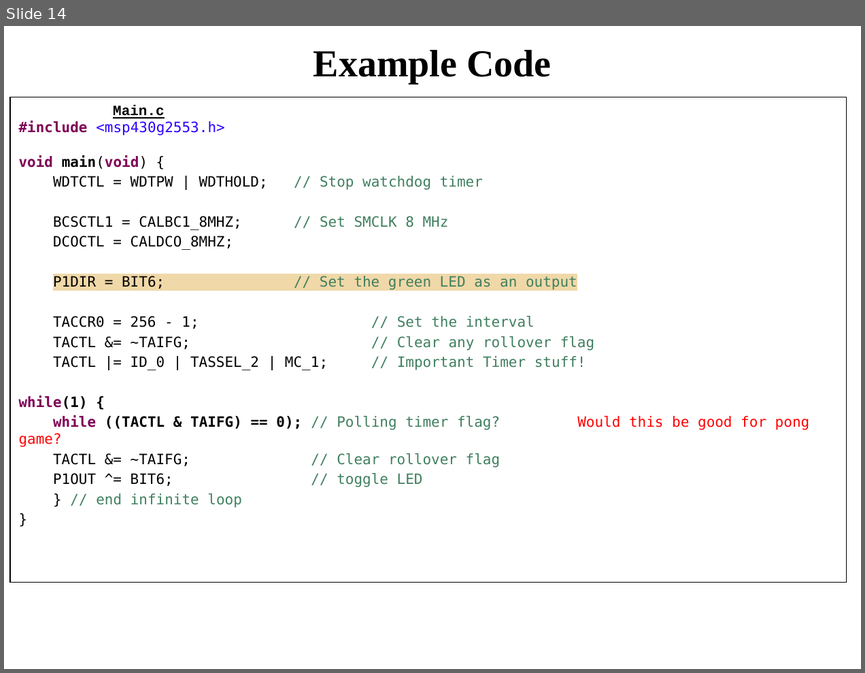
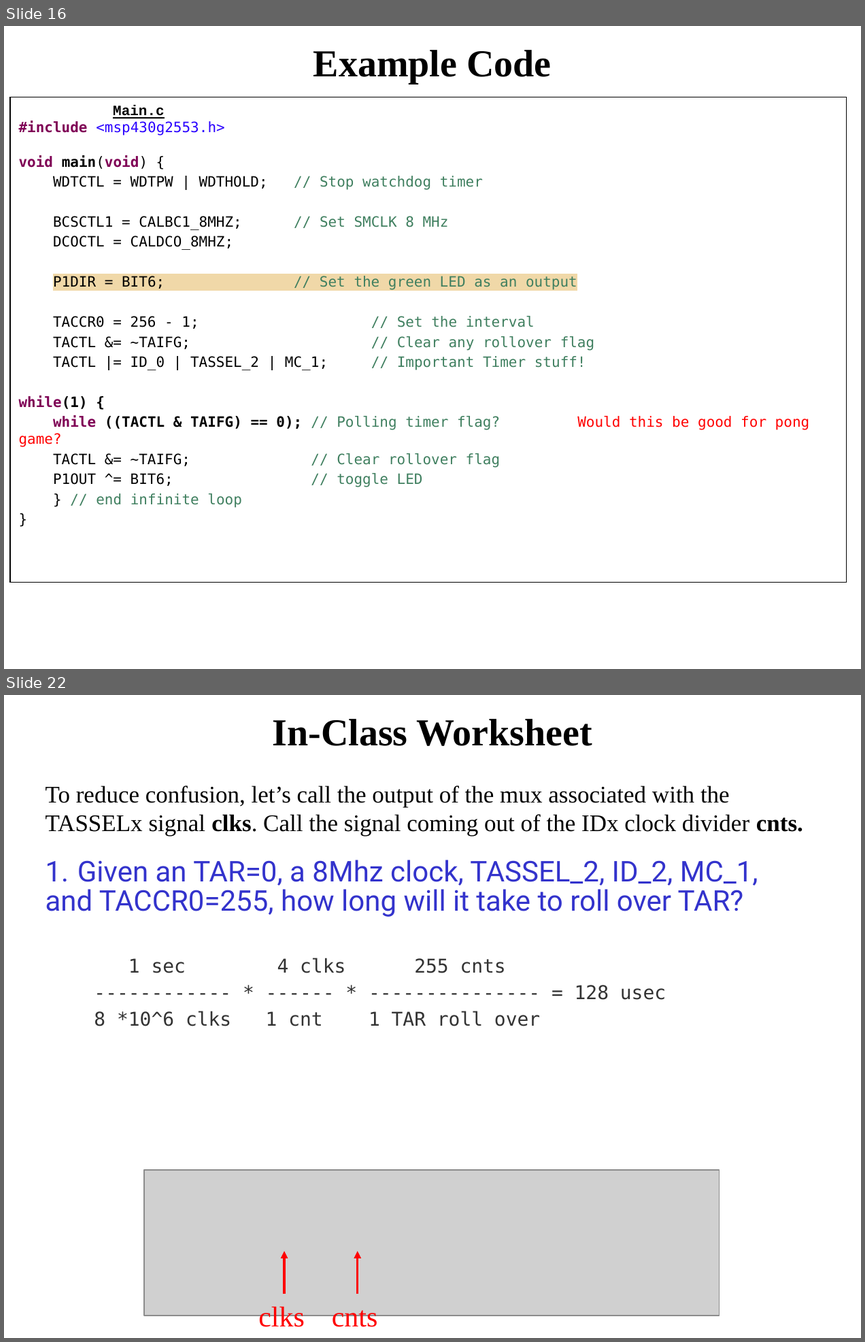
Before and after one commit to pw4rn3r/ECE382, a slide deck: notes/L25/Lsn25.pptx. Shown one above the other, each under a label of ours: slide 14 before the commit, slides 16 and 22 after it; the slides between them are not shown. The pictures are 865x673 and 865x1342 pixels, drawn with LibreOffice and Linux fonts; fonts in the diff are those of the drawing; grey boxes stand for pictures. Boxes give left, top, right and bottom in pixels: in the first picture for what was removed or moved away, otherwise in the second. Text is boxed around its words. In the diff, an @@ line names an element or a change of style, - is before the commit and + after.

```diff
--- a/notes/L25/Lsn25.pptx
+++ b/notes/L25/Lsn25.pptx
@@ slide 22 added at <box>4,695,861,1338</box>, background #FFFFFF @@
@@ title added at <box>273,719,592,746</box>, 32 pt, text #000000, bold @@
+In-Class Worksheet
@@ text added at <box>45,785,803,1026</box>, 20 pt, text #000000 @@
+To reduce confusion, let’s call the output of the mux associated with the TASSELx signal clks. Call the signal coming out of the IDx clock divider cnts.
+1. Given an TAR=0, a 8Mhz clock, TASSEL_2, ID_2, MC_1,
+and TACCR0=255, how long will it take to roll over TAR?
+  1 sec 4 clks 255 cnts
+  ------------ * ------ * --------------- = 128 usec
+  8 *10^6 clks 1 cnt 1 TAR roll over
@@ picture added at <box>145,1170,719,1315</box> @@
@@ arrow added from (284, 1294) to (284, 1251), #FF0000 2 pt @@
@@ arrow added from (357, 1294) to (357, 1251), #FF0000 2 pt @@
@@ text added at <box>258,1304,305,1332</box>, 24 pt, text #FF0000 @@
+clks
@@ text added at <box>332,1304,378,1332</box>, 24 pt, text #FF0000 @@
+cnts
@@ what was slide 14 is now slide 16 @@
```
Also in this commit, not shown: 20 slides changed, 15 other slides added, 4 slides removed.
